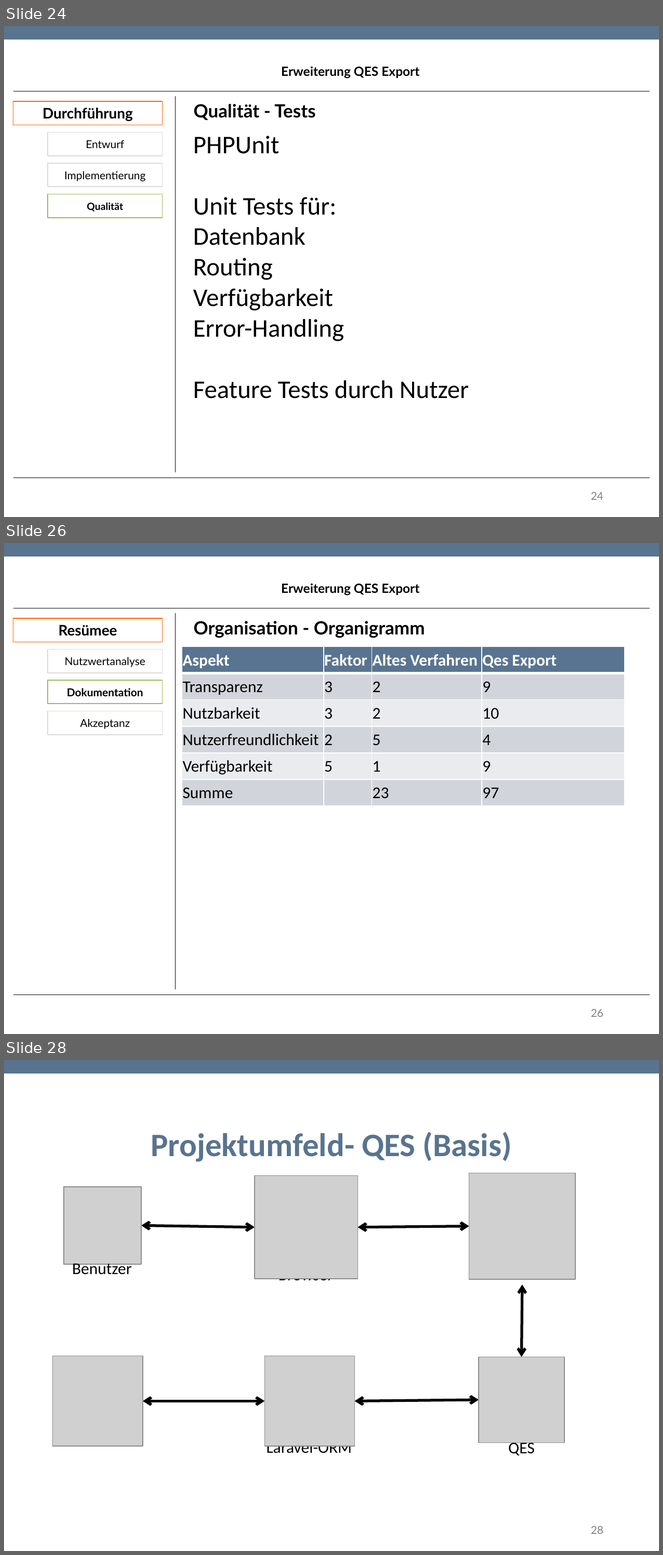
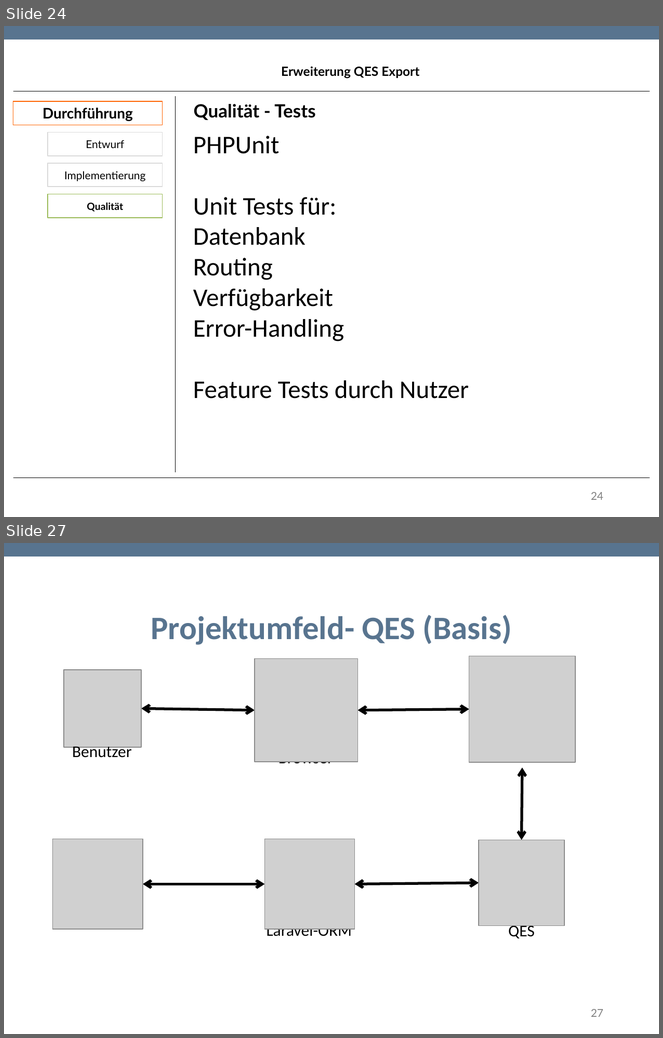
Before and after one commit to TwoHorus/dbExelExportLaravel, a slide deck: DOC/Fachgespraech.pptx. Shown one above the other, each under a label of ours: slides 24, 26 and 28 before the commit, slides 24 and 27 after it; the slides between them are not shown. The pictures are 663x1555 and 663x1038 pixels, drawn with LibreOffice and Linux fonts; fonts in the diff are those of the drawing; grey boxes stand for pictures; background and template pictures are left out. Boxes give left, top, right and bottom in pixels: in the first picture for what was removed or moved away, otherwise in the second. Text is boxed around its words. In the diff, an @@ line names an element or a change of style, - is before the commit and + after.

```diff
--- a/DOC/Fachgespraech.pptx
+++ b/DOC/Fachgespraech.pptx
@@ slide 26 removed at [4, 543, 659, 1034], background #FFFFFF; not listed: 1 template element that a slide beside it also shows @@
@@ text removed at [281, 584, 419, 596] @@
-Erweiterung QES Export
@@ rectangle removed at [13, 618, 163, 642] @@
-Resümee
@@ line removed from (13, 608) to (650, 608) @@
@@ line removed from (176, 613) to (176, 990) @@
@@ text removed at [194, 621, 425, 638] @@
-Organisation - Organigramm
@@ rectangle removed at [48, 649, 163, 672] @@
-Nutzwertanalyse
@@ table removed at [182, 646, 624, 806], 6 rows, 4 columns @@
-Aspekt | Faktor | Altes Verfahren | Qes Export
-Transparenz | 3 | 2 | 9
-Nutzbarkeit | 3 | 2 | 10
-Nutzerfreundlichkeit | 2 | 5 | 4
-Verfügbarkeit | 5 | 1 | 9
-Summe |  | 23 | 97
@@ rectangle removed at [48, 681, 163, 704] @@
-Dokumentation
@@ rectangle removed at [48, 711, 163, 735] @@
-Akzeptanz
@@ line removed from (13, 995) to (650, 995) @@
@@ page number removed at [591, 1009, 604, 1017] @@
-26
@@ what was slide 28 is now slide 27 @@
@@ page number at [591, 1009, 604, 1017]: text changed @@
-28
+27
```
Also in this commit, not shown: 4 slides changed.
